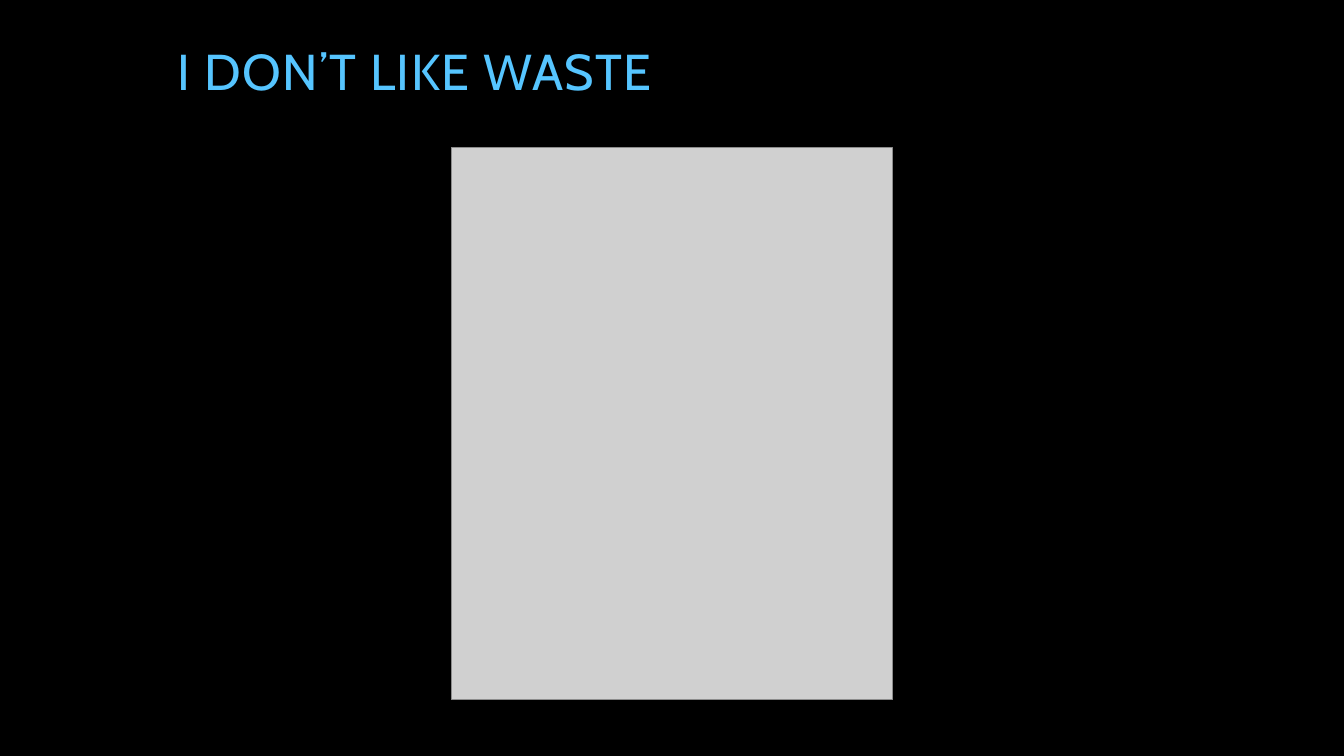
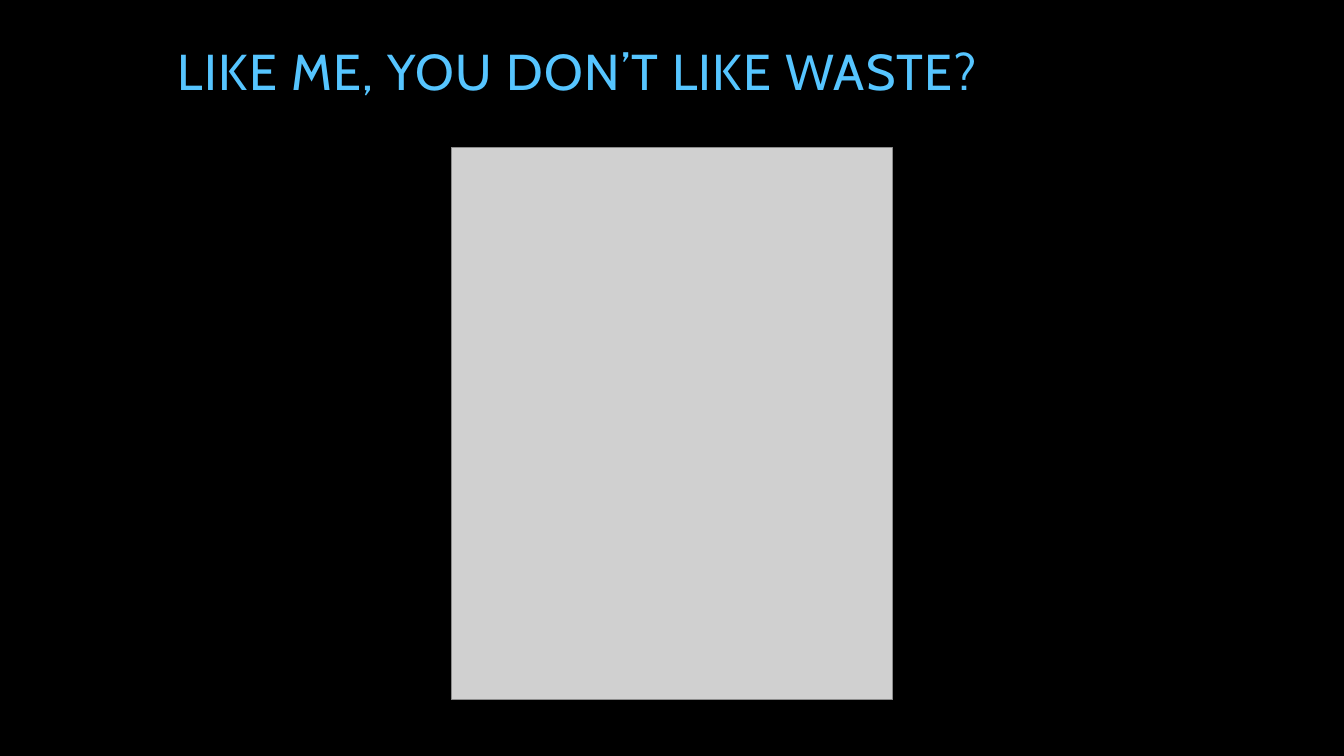
Before and after one commit to tpierrain/talk-AsyncAwait, a slide deck: slide 29 of AsyncAwait...ohWait.pptx (slide 22 before the commit). Drawn at 1344x756 pixels with LibreOffice and Linux fonts; fonts in the diff are those of the drawing; grey boxes stand for pictures; background and template pictures are left out. Boxes give left, top, right and bottom in pixels: in the first picture for what was removed or moved away, otherwise in the second. Text is boxed around its words. In the diff, an @@ line names an element or a change of style, - is before the commit and + after.

```diff
--- a/AsyncAwait...ohWait.pptx
+++ b/AsyncAwait...ohWait.pptx
@@ title at (x1=178, y1=52, x2=976, y2=96): text changed @@
-I DON’T LIKE WASTE
+LIKE ME, YOU DON’T LIKE WASTE?
```
Also in this commit, not shown: 18 other slides changed, 7 slides added.
